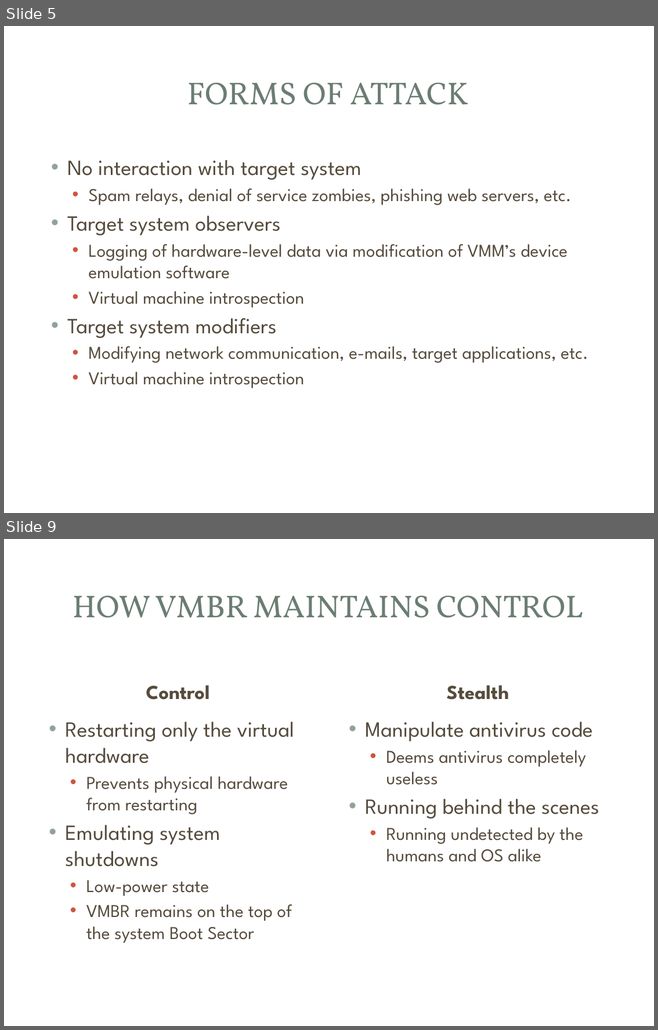
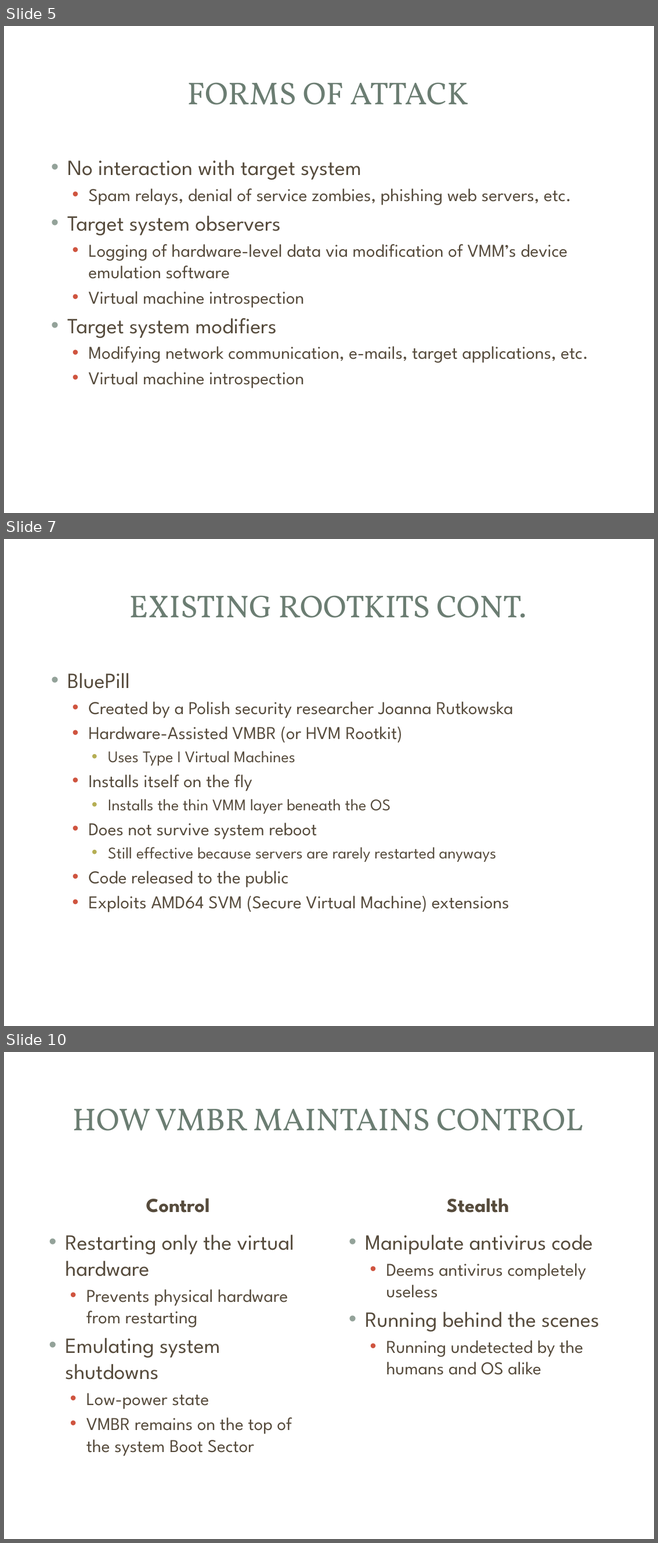
Before and after one commit to mjmalkowski11023/Computer-Security-2013, a slide deck: VMBR_Presentation.pptx. Shown one above the other, each under a label of ours: slides 5 and 9 before the commit, slides 5, 7 and 10 after it; the slides between them are not shown. The pictures are 658x1030 and 658x1543 pixels, drawn with LibreOffice and Linux fonts; fonts in the diff are those of the drawing; background and template pictures are left out. Boxes give left, top, right and bottom in pixels: in the first picture for what was removed or moved away, otherwise in the second. Text is boxed around its words. In the diff, an @@ line names an element or a change of style, - is before the commit and + after.

```diff
--- a/VMBR_Presentation.pptx
+++ b/VMBR_Presentation.pptx
@@ slide 7 added at (4,539,654,1026), background picture (left out); not listed: 3 template elements that a slide beside it also shows @@
@@ title added at (129,595,526,618), 35 pt, text #6B7D72 @@
+EXISTING ROOTKITS CONT.
@@ text added at (67,673,513,913), 20 pt, text #564B3C @@
+• BluePill
+  • Created by a Polish security researcher Joanna Rutkowska
+  • Hardware-Assisted VMBR (or HVM Rootkit)
+    • Uses Type I Virtual Machines
+  • Installs itself on the fly
+    • Installs the thin VMM layer beneath the OS
+  • Does not survive system reboot
+    • Still effective because servers are rarely restarted anyways
+  • Code released to the public
+  • Exploits AMD64 SVM (Secure Virtual Machine) extensions
@@ what was slide 9 is now slide 10 @@
```
Also in this commit, not shown: 3 slides changed.
